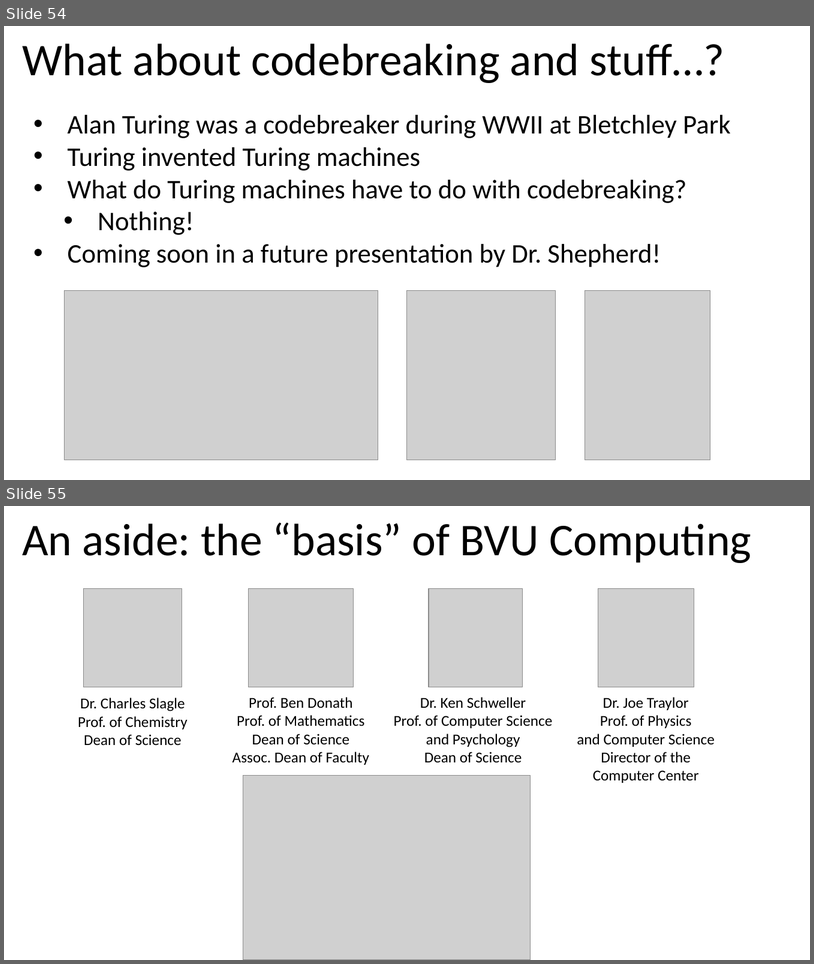
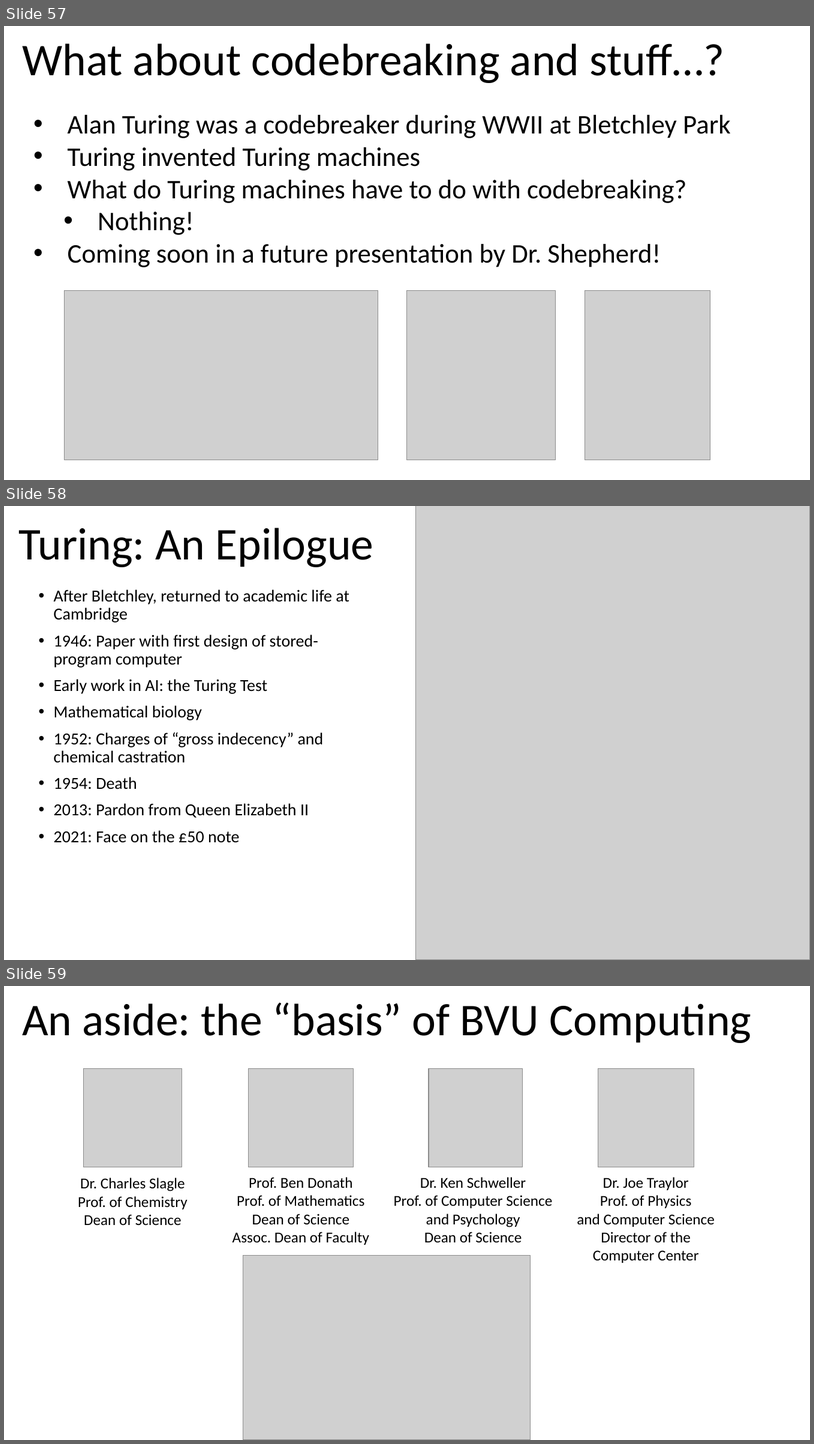
Before and after one commit to jbshep/jbshep.github.io, a slide deck: lectures/turing-machines.pptx. Shown one above the other, each under a label of ours: slides 54 and 55 before the commit, slides 57, 58 and 59 after it. The pictures are 814x964 and 814x1444 pixels, drawn with LibreOffice and Linux fonts; fonts in the diff are those of the drawing; grey boxes stand for pictures. Boxes give left, top, right and bottom in pixels: in the first picture for what was removed or moved away, otherwise in the second. Text is boxed around its words. In the diff, an @@ line names an element or a change of style, - is before the commit and + after.

Commit message:
Turing machine lecture update

```diff
--- a/lectures/turing-machines.pptx
+++ b/lectures/turing-machines.pptx
@@ slide 58 added at (4, 506, 810, 960), background #FFFFFF @@
@@ picture added at (416, 506, 810, 960) @@
@@ title added at (18, 528, 374, 567), 54 pt, text #000000 @@
+Turing: An Epilogue
@@ text added at (54, 589, 350, 843), 20 pt, text #000000 @@
+• After Bletchley, returned to academic life at Cambridge
+• 1946: Paper with first design of stored-program computer
+• Early work in AI: the Turing Test
+• Mathematical biology
+• 1952: Charges of “gross indecency” and chemical castration
+• 1954: Death
+• 2013: Pardon from Queen Elizabeth II
+• 2021: Face on the £50 note
@@ what was slide 54 is now slide 57 @@
@@ what was slide 55 is now slide 59 @@
```
Also in this commit, not shown: 3 other slides added.
